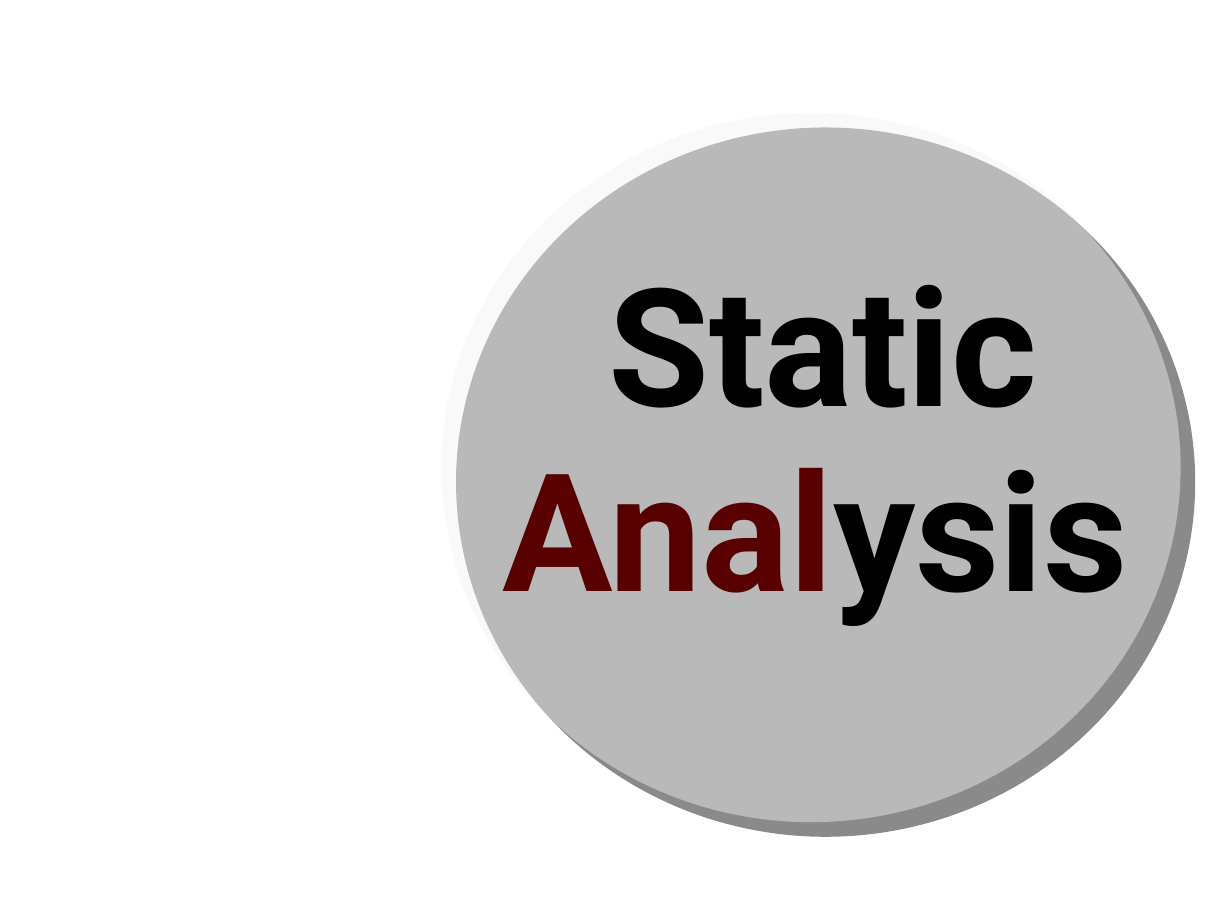
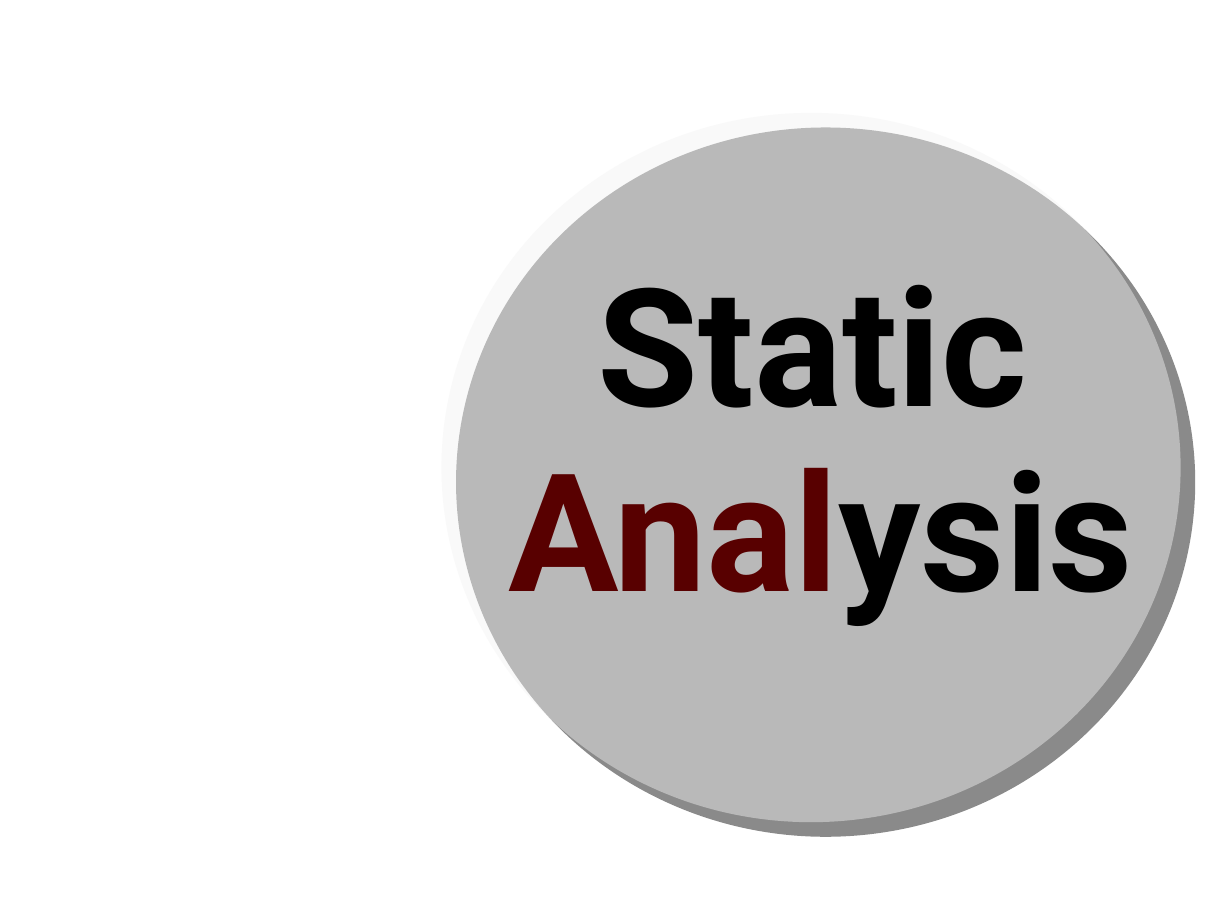
Before and after one commit to marcesher/mxunit-cfmeetups, a slide deck: slide 12 of cfObjective2009SecurityTesting/cf.objective.2009.ppt. Drawn at 1232x924 pixels with LibreOffice and Linux fonts; fonts in the diff are those of the drawing; background and template pictures are left out. Boxes give left, top, right and bottom in pixels: in the first picture for what was removed or moved away, otherwise in the second. Text is boxed around its words. In the diff, an @@ line names an element or a change of style, - is before the commit and + after.

```diff
--- a/cfObjective2009SecurityTesting/cf.objective.2009.ppt
+++ b/cfObjective2009SecurityTesting/cf.objective.2009.ppt
@@ text "Static": place and size @@
-text "Static" at [608, 284, 1037, 408]
+text "Static" at [598, 284, 1027, 408]
@@ text "Analysis": place and size @@
-text "Analysis" at [503, 468, 1128, 626]
+text "Analysis" at [508, 468, 1133, 626]
```
Also in this commit, not shown: 4 other slides changed, 1 slide added, 1 slide removed.
